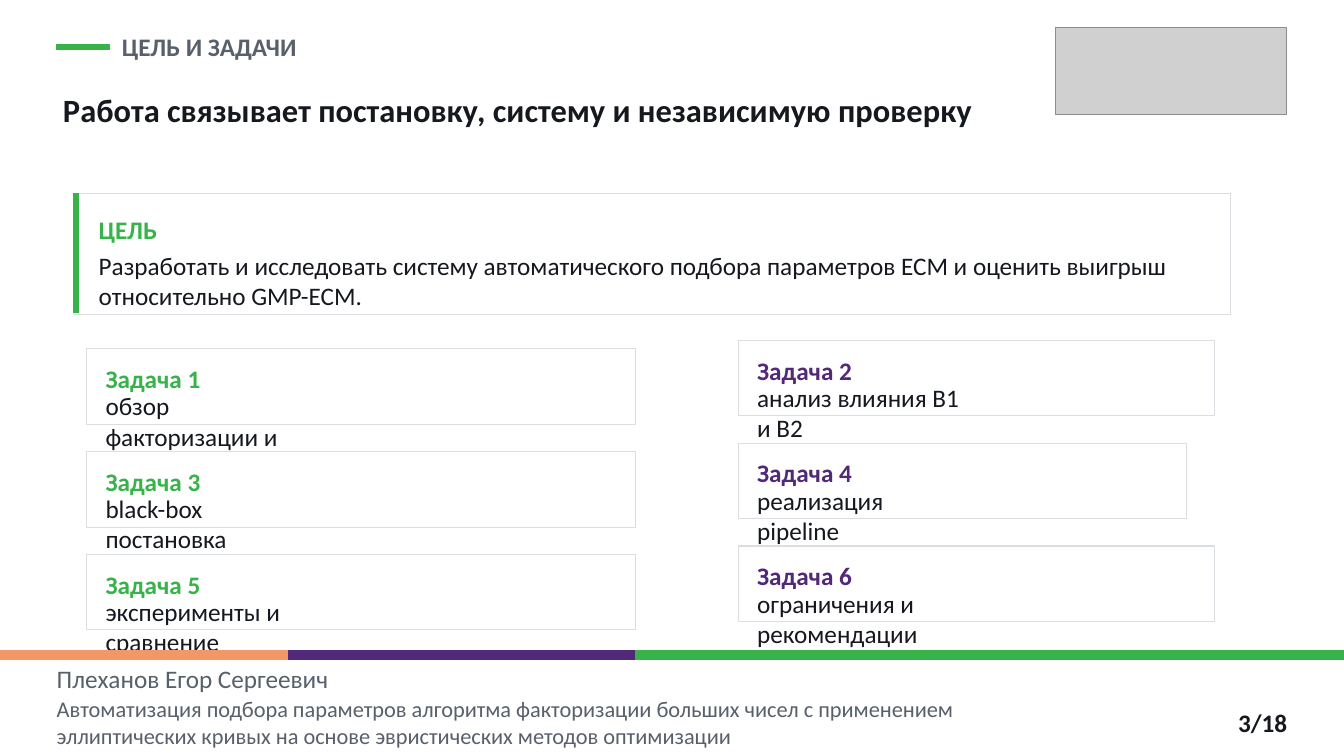
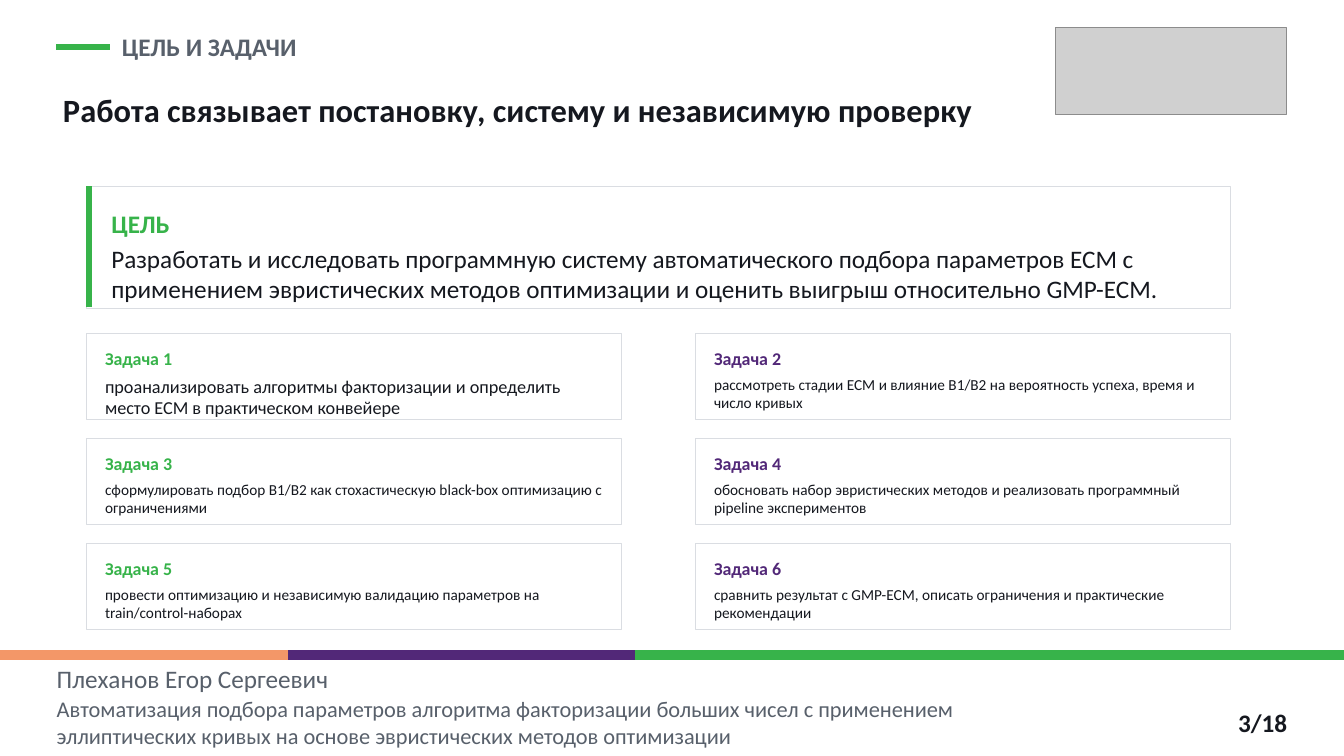
Before and after one commit to EgorPlehanov/ecm-evolutionary-optimization, a slide deck: slide 3 of REPORTS/06_thesis_defense_presentation/Plekhanov_thesis_defense_ECM_parameter_optimization_polytech.pptx. Drawn at 1344x756 pixels with LibreOffice and Linux fonts; fonts in the diff are those of the drawing; grey boxes stand for pictures. Boxes give left, top, right and bottom in pixels: in the first picture for what was removed or moved away, otherwise in the second. Text is boxed around its words. In the diff, an @@ line names an element or a change of style, - is before the commit and + after.

```diff
--- a/REPORTS/06_thesis_defense_presentation/Plekhanov_thesis_defense_ECM_parameter_optimization_polytech.pptx
+++ b/REPORTS/06_thesis_defense_presentation/Plekhanov_thesis_defense_ECM_parameter_optimization_polytech.pptx
@@ rectangle: place and size @@
-rectangle at <box>74,194,1231,316</box>
+rectangle at <box>86,187,1230,309</box>
@@ rectangle: place and size @@
-rectangle at <box>74,194,79,314</box>
+rectangle at <box>86,187,91,307</box>
@@ text "ЦЕЛЬ": place and size @@
-text "ЦЕЛЬ" at <box>99,222,157,243</box>
+text "ЦЕЛЬ" at <box>111,216,169,237</box>
@@ text at <box>111,251,1158,302</box>: text changed @@
-Разработать и исследовать систему автоматического подбора параметров ECM и оценить выигрыш относительно GMP-ECM.
+Разработать и исследовать программную систему автоматического подбора параметров ECM с применением эвристических методов оптимизации и оценить выигрыш относительно GMP-ECM.
@@ rectangle: place and size @@
-rectangle at <box>87,349,635,424</box>
+rectangle at <box>86,334,621,419</box>
@@ text "Задача 1": place and size @@
-text "Задача 1" at <box>106,371,201,392</box>
+text "Задача 1" at <box>105,353,172,368</box>
@@ rectangle: place and size @@
-rectangle at <box>738,341,1214,416</box>
+rectangle at <box>696,334,1231,419</box>
@@ text "Задача 2": place and size @@
-text "Задача 2" at <box>757,363,852,384</box>
+text "Задача 2" at <box>714,353,781,368</box>
@@ text at <box>105,380,561,417</box>: text changed; size 18 to 12.9 pt @@
-обзор факторизации и роли ECM
+проанализировать алгоритмы факторизации и определить место ECM в практическом конвейере
@@ text at <box>714,379,1194,411</box>: text changed; size 18 to 10.9 pt @@
-анализ влияния B1 и B2
+рассмотреть стадии ECM и влияние B1/B2 на вероятность успеха, время и число кривых
@@ rectangle: place and size @@
-rectangle at <box>87,452,635,527</box>
+rectangle at <box>86,439,621,524</box>
@@ rectangle: place and size @@
-rectangle at <box>738,444,1187,519</box>
+rectangle at <box>696,439,1231,524</box>
@@ text "Задача 3": place and size @@
-text "Задача 3" at <box>106,474,201,495</box>
+text "Задача 3" at <box>105,458,172,473</box>
@@ text "Задача 4": place and size @@
-text "Задача 4" at <box>757,465,852,486</box>
+text "Задача 4" at <box>714,458,781,473</box>
@@ text at <box>105,484,601,516</box>: text changed; size 18 to 10.9 pt @@
-black-box постановка
+сформулировать подбор B1/B2 как стохастическую black-box оптимизацию с ограничениями
@@ text at <box>714,484,1180,516</box>: text changed; size 18 to 10.9 pt @@
-реализация pipeline
+обосновать набор эвристических методов и реализовать программный pipeline экспериментов
@@ rectangle: place and size @@
-rectangle at <box>87,555,635,630</box>
+rectangle at <box>86,544,621,630</box>
@@ size 18 to 12.8 pt in 6 elements at <box>714,562,781,578</box>, <box>714,458,781,473</box>, <box>714,353,781,368</box>, <box>105,458,172,473</box>, <box>105,353,172,368</box>, <box>105,563,172,578</box> @@
@@ text "Задача 5": place and size @@
-text "Задача 5" at <box>106,577,201,598</box>
+text "Задача 5" at <box>105,563,172,578</box>
@@ rectangle: place and size @@
-rectangle at <box>738,546,1214,622</box>
+rectangle at <box>696,544,1231,630</box>
@@ text "Задача 6": place and size @@
-text "Задача 6" at <box>757,567,852,589</box>
+text "Задача 6" at <box>714,562,781,578</box>
@@ text at <box>105,592,539,621</box>: text changed; size 18 to 10.9 pt @@
-эксперименты и сравнение
+провести оптимизацию и независимую валидацию параметров на train/control-наборах
@@ text at <box>714,590,1164,621</box>: text changed; size 18 to 10.9 pt @@
-ограничения и рекомендации
+сравнить результат с GMP-ECM, описать ограничения и практические рекомендации
```
Also in this commit, not shown: 10 other slides changed, 3 other files.
